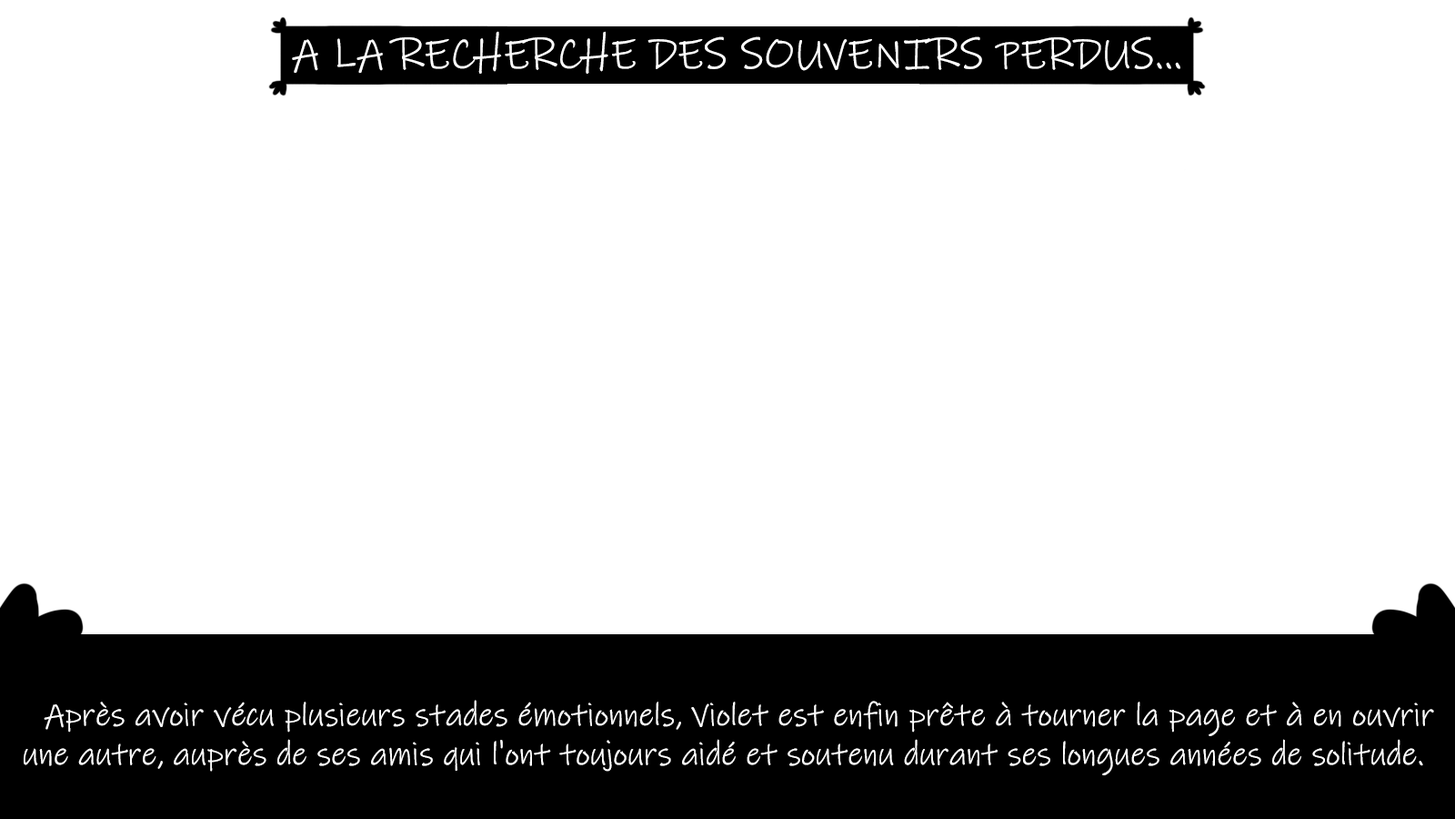
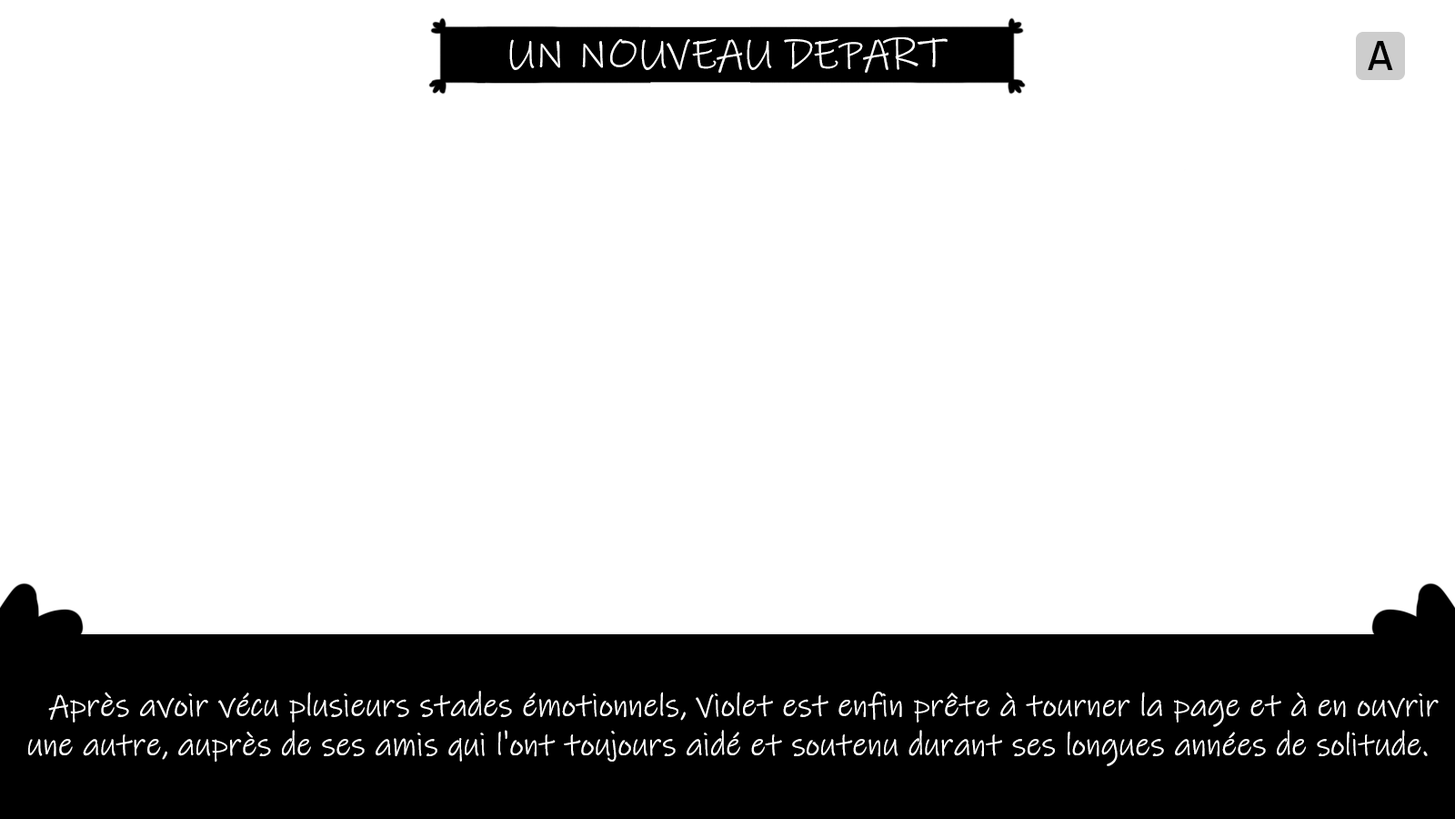
Two versions of the same layered image (1455 x 819). Layer-by-layer changes:
added layer "A" above "Debut" over [left=1356, top=31, right=1406, bottom=81]
hid group "Debut" (3 layers) over [left=23, top=16, right=1439, bottom=775]
renamed "Après avoir vécu plusieurs stades émotionnels, Violet est enf" to "11ans plus tard, Violet de retour dans sa maison d'enfance, vag", painted on it over [left=23, top=699, right=1435, bottom=775]
showed group "Fin" (3 layers) over [left=23, top=17, right=1439, bottom=775]
moved "Calque 1" into group "Fin", painted on it over [left=23, top=16, right=1439, bottom=775]
